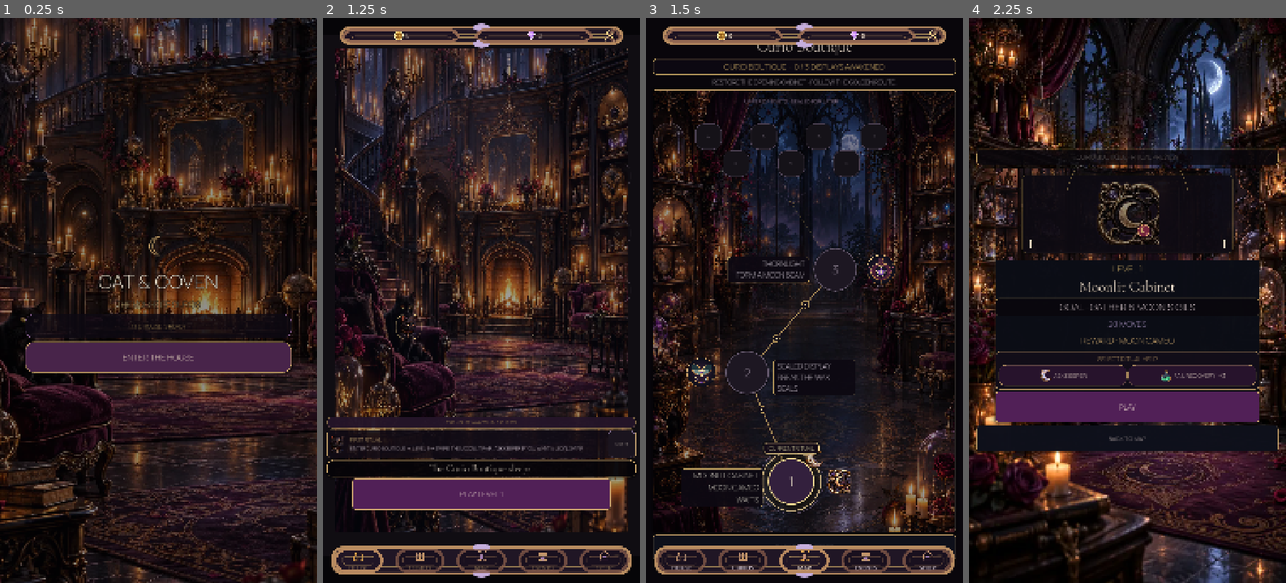
Above: before the commit, frames 1-4 (left to right).
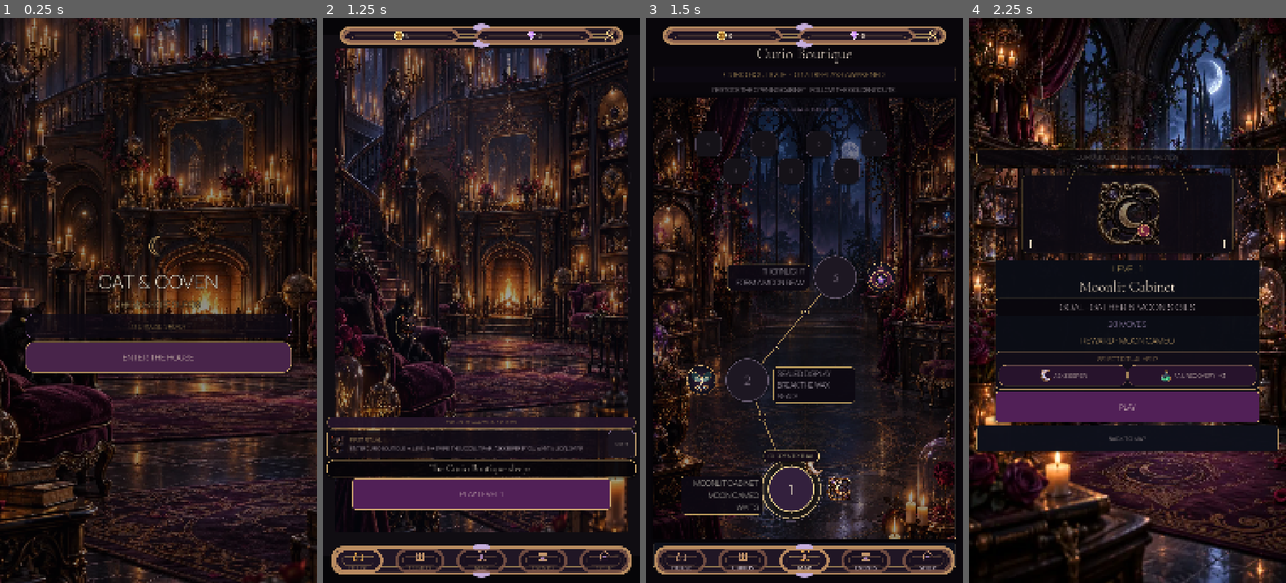
Above: after the commit, the same moments.

Repository: Jay-prodesign/akilta-match3
Game: Godot game, scene res://src/app/app_bootstrap.tscn
Same seed, same stepped clock (60 frames per second), same inputs: the game is played once before the commit and once after it.
Inputs:
- Up to frame 1 (0.25 s): no input
- Up to frame 2 (1.25 s): click "ENTER THE HOUSE" at 0.5 s
- Up to frame 3 (1.5 s): click "PLAY LEVEL 1" at 1.25 s
- Up to frame 4 (2.25 s): click "1" at 2 s

Frames 1-2 are identical in both runs. In frame 3, 22% of the frame differs, in the area x 2-98%, y 4-98%; in frame 4, nothing differs.

Commit message:
Fix Chapter Route mobile header clearance (#109)
Move the S03 title stack below the global resource header at real mobile scale while preserving verified route art and level-node semantics.

Diff:
--- a/src/ui/map/chapter_map.gd
+++ b/src/ui/map/chapter_map.gd
@@ -85,6 +85,7 @@
 		"progress_plate": chapter_progress != null and chapter_progress.get_theme_stylebox("normal") != null and chapter_progress.get_theme_font_size("font_size") >= 26,
 		"concise_route_instruction": intro != null and intro.text.length() <= 72,
 		"route_world_dominant": route_view != null and route_view.custom_minimum_size.y >= 1400.0,
+		"resource_header_clearance": ($Layout as VBoxContainer).offset_top >= 170.0,
 	}
 
 
--- a/src/ui/map/chapter_map.tscn
+++ b/src/ui/map/chapter_map.tscn
@@ -82,7 +82,7 @@
 anchor_right = 1.0
 anchor_bottom = 1.0
 offset_left = 24.0
-offset_top = 28.0
+offset_top = 180.0
 offset_right = -24.0
 offset_bottom = -28.0
 theme_override_constants/separation = 10
@@ -124,7 +124,7 @@
 autowrap_mode = 2
 
 [node name="RoutePanel" type="PanelContainer" parent="Layout"]
-custom_minimum_size = Vector2(0, 1160)
+custom_minimum_size = Vector2(0, 1060)
 layout_mode = 2
 size_flags_vertical = 3
 theme_override_styles/panel = SubResource("Panel")
--- a/tests/unit/test_chapter_route_authored_screen.gd
+++ b/tests/unit/test_chapter_route_authored_screen.gd
@@ -33,6 +33,7 @@
 	_expect(bool(visual_contract.get("progress_plate", false)), "S03 progress must sit on an authored readable plate")
 	_expect(bool(visual_contract.get("concise_route_instruction", false)), "S03 route instruction must not become a tiny paragraph")
 	_expect(bool(visual_contract.get("route_world_dominant", false)), "S03 authored route world must remain the dominant visual surface")
+	_expect(bool(visual_contract.get("resource_header_clearance", false)), "S03 title stack must clear the global resource header instead of rendering underneath it")
 	var route = screen.get_node_or_null("Layout/RoutePanel/Scroll/RouteView")
 	_expect(route != null, "S03 authored RouteView missing")
 	if route == null:
